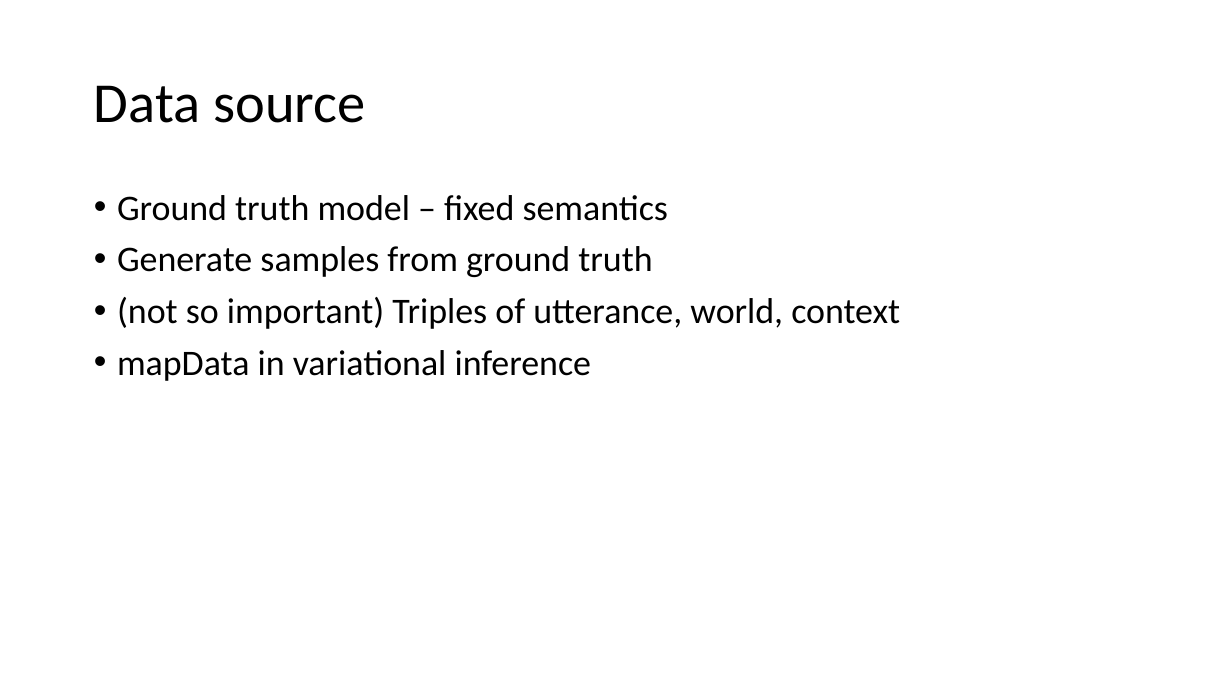
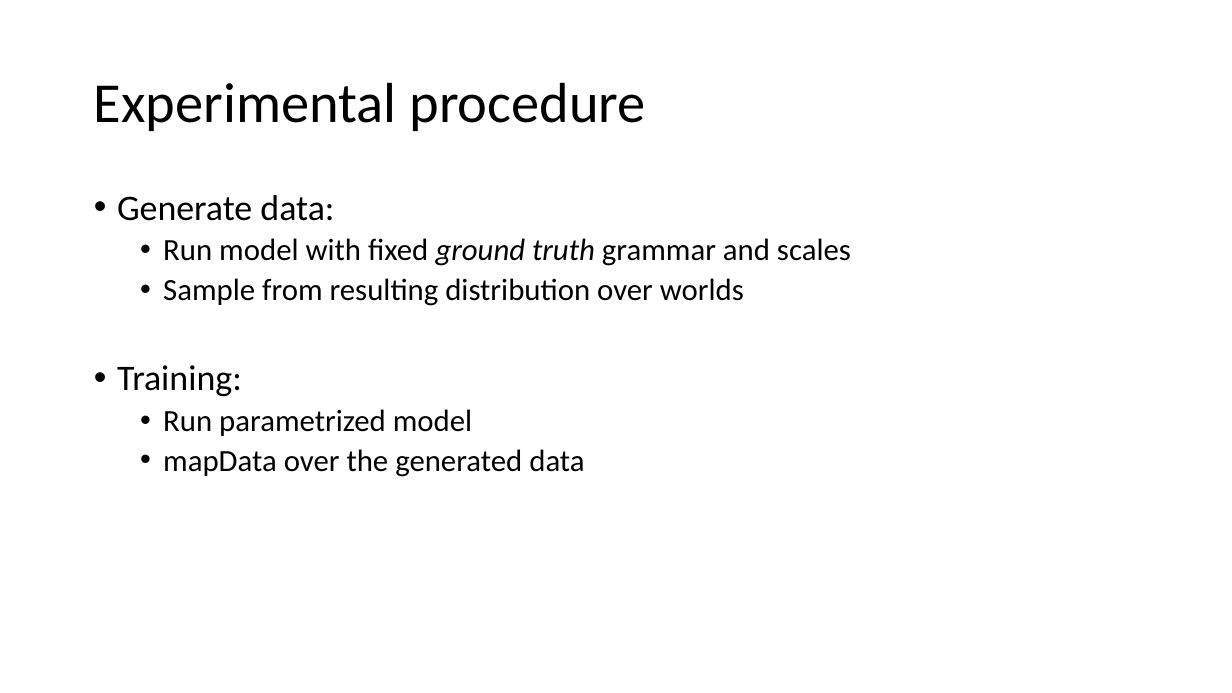
Before and after one commit to JsonFreeman/semppl, a slide deck: slide 13 of LabMeeting.pptx (slide 12 before the commit). Drawn at 1232x693 pixels with LibreOffice and Linux fonts; fonts in the diff are those of the drawing. Boxes give left, top, right and bottom in pixels: in the first picture for what was removed or moved away, otherwise in the second. Text is boxed around its words. In the diff, an @@ line names an element or a change of style, - is before the commit and + after.

Commit message:
Complete experiment slides for lexical part

```diff
--- a/LabMeeting.pptx
+++ b/LabMeeting.pptx
@@ title at (94, 82, 645, 131): text changed @@
-Data source
+Experimental procedure
@@ text at (117, 195, 851, 477): text changed; size 28 to 24 pt @@
-• Ground truth model – fixed semantics
-• Generate samples from ground truth
-• (not so important) Triples of utterance, world, context
-• mapData in variational inference
+• Generate data:
+  • Run model with fixed ground truth grammar and scales
+  • Sample from resulting distribution over worlds
+• Training:
+  • Run parametrized model
+  • mapData over the generated data
```
Also in this commit, not shown: 4 other slides changed, 12 slides added, 1 slide removed.
